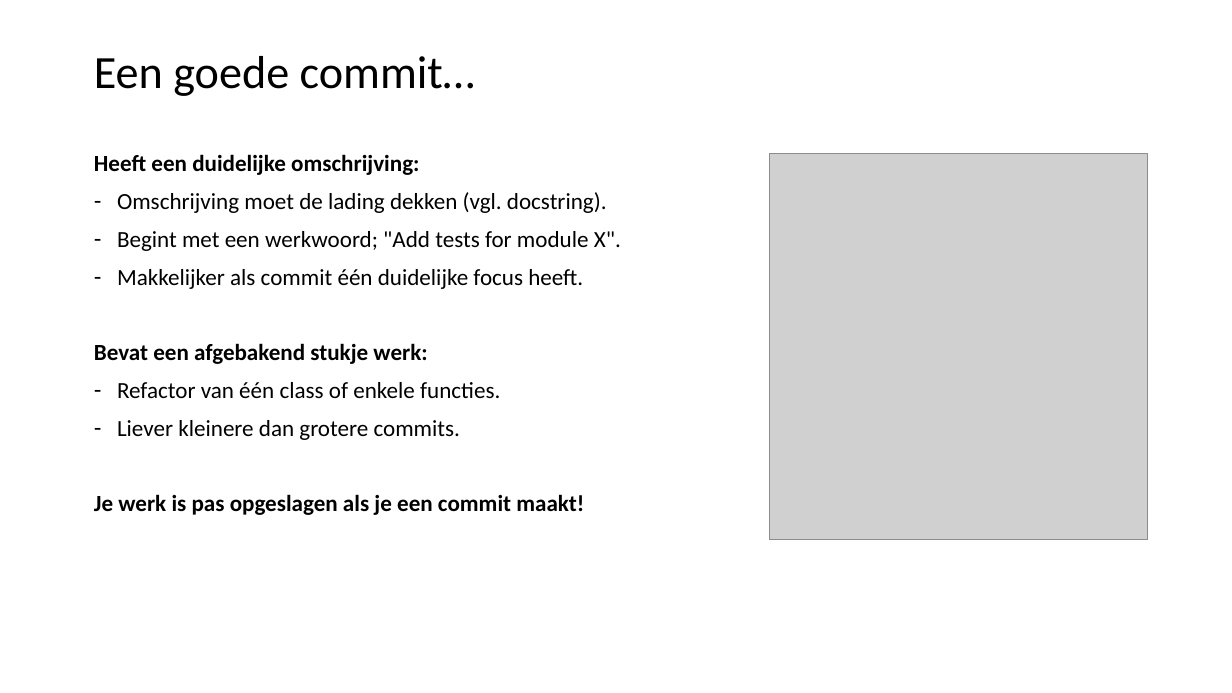
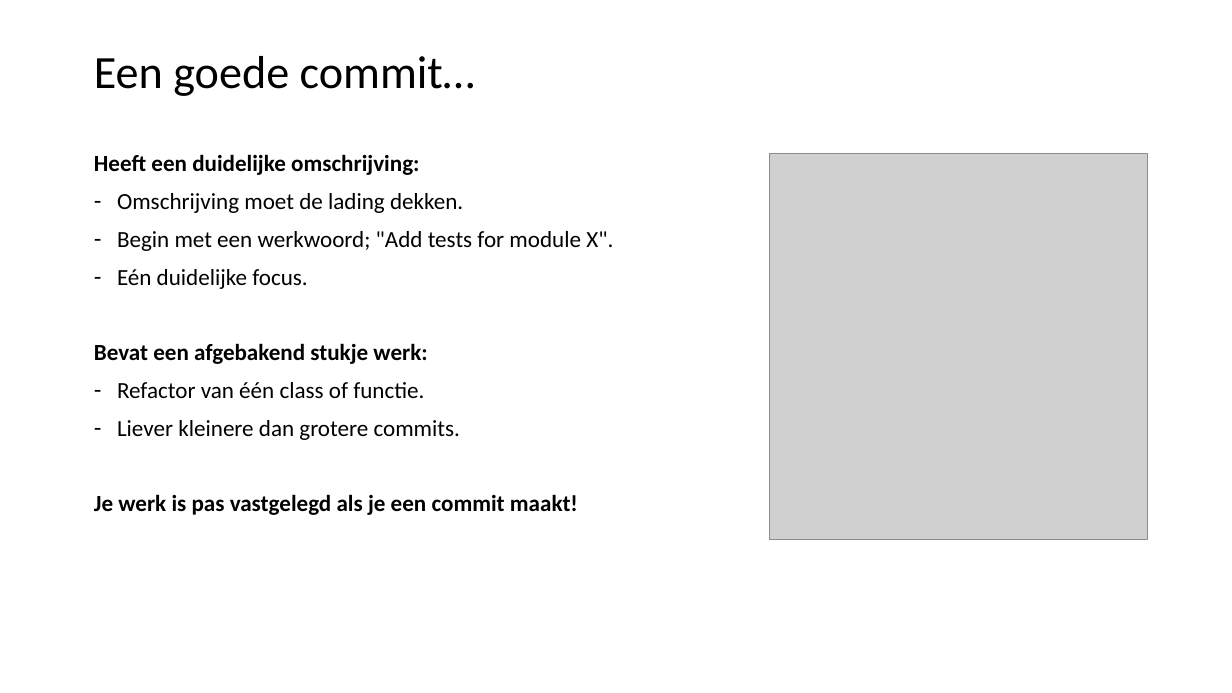
Before and after one commit to LFKoning/knowledge-sharing, a slide deck: slide 23 of git_course/1_basics/git_basic.pptx (slide 22 before the commit). Drawn at 1232x693 pixels with LibreOffice and Linux fonts; fonts in the diff are those of the drawing; grey boxes stand for pictures. Boxes give left, top, right and bottom in pixels: in the first picture for what was removed or moved away, otherwise in the second. Text is boxed around its words. In the diff, an @@ line names an element or a change of style, - is before the commit and + after.

```diff
--- a/git_course/1_basics/git_basic.pptx
+++ b/git_course/1_basics/git_basic.pptx
@@ text at (117, 193, 613, 289): text changed @@
-– Omschrijving moet de lading dekken (vgl. docstring).
-– Begint met een werkwoord; "Add tests for module X".
-– Makkelijker als commit één duidelijke focus heeft.
+– Omschrijving moet de lading dekken.
+– Begin met een werkwoord; "Add tests for module X".
+– Eén duidelijke focus.
@@ text at (117, 382, 424, 398): text changed @@
-– Refactor van één class of enkele functies.
+– Refactor van één class of functie.
@@ text at (94, 494, 578, 515): text changed @@
-Je werk is pas opgeslagen als je een commit maakt!
+Je werk is pas vastgelegd als je een commit maakt!
```
Also in this commit, not shown: 22 other slides changed, 4 slides added, 8 slides removed, 3 other files.
